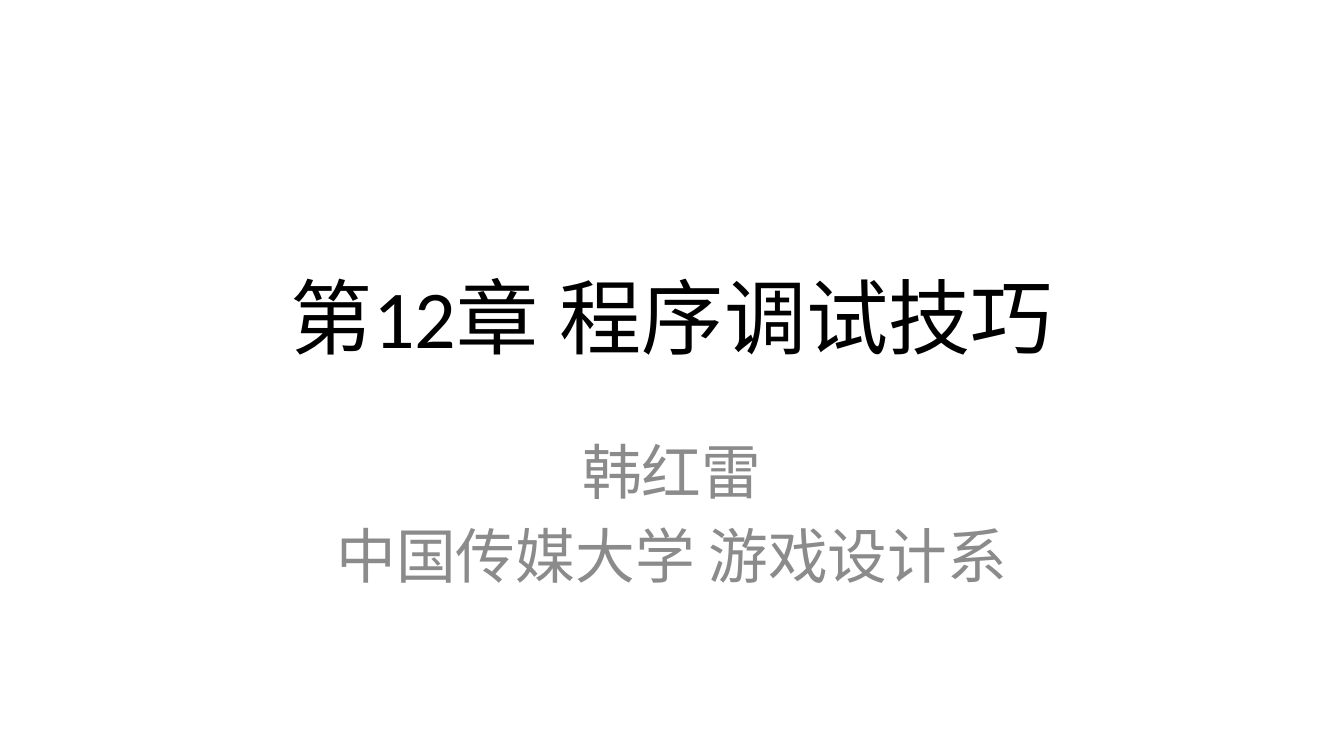
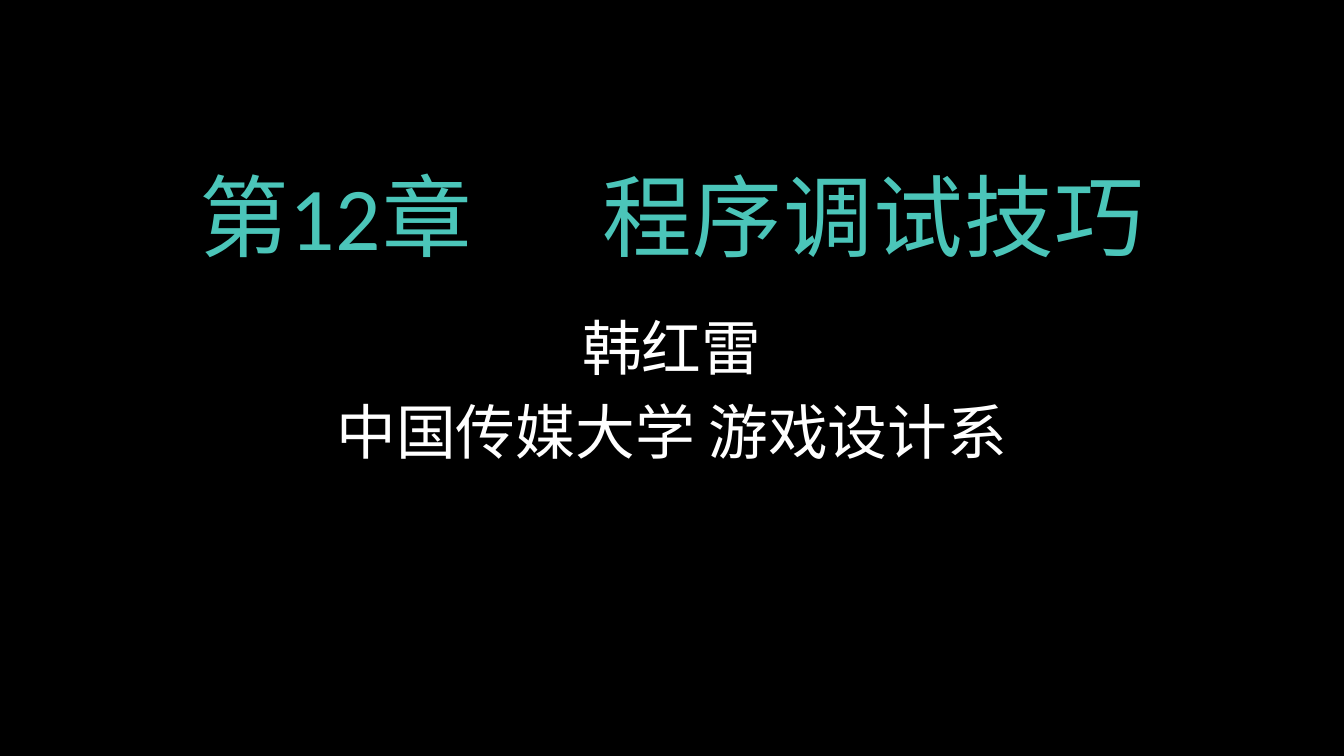
Before and after one commit to hanhonglei/Course_BasicGameProgramming, a slide deck: slide 1 of 第12章 程序调试技巧/第12章 程序调试技巧.pptx. Drawn at 1344x756 pixels with LibreOffice and Linux fonts; fonts in the diff are those of the drawing; background and template pictures are left out. Boxes give left, top, right and bottom in pixels: in the first picture for what was removed or moved away, otherwise in the second. Text is boxed around its words. In the diff, an @@ line names an element or a change of style, - is before the commit and + after.

```diff
--- a/第12章 程序调试技巧/第12章 程序调试技巧.pptx
+++ b/第12章 程序调试技巧/第12章 程序调试技巧.pptx
@@ background #FFFFFF to picture (left out) @@
@@ title "第12章 程序调试技巧": place and size @@
-title "第12章 程序调试技巧" at <box>291,278,1053,355</box>
+title "第12章 程序调试技巧" at <box>199,173,1144,258</box>
@@ title "第12章 程序调试技巧" at <box>199,173,1144,258</box>: size 44 to 48 pt, text colour #000000 to #4BC5B9, letter spacing 0 to 0.5 pt @@
@@ subtitle "韩红雷": place and size @@
-subtitle "韩红雷" at <box>336,444,1007,583</box>
+subtitle "韩红雷" at <box>336,319,1007,459</box>
@@ subtitle "韩红雷" at <box>336,319,1007,459</box>: font Calibri to Times New Roman, text colour #8C8C8C to #FFFFFF @@
```
Also in this commit, not shown: 1 other slide changed, 45 slides added.
